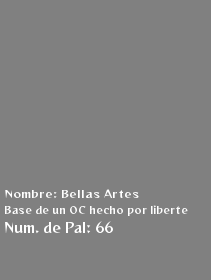
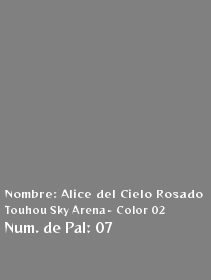
Comparing the layer stacks of the two (211, 280) images. Changes:
added group "Alice 07" with 1 layers above "Alice 26" over [5, 189, 203, 233]
added layer "Nombre: Alice del Cielo Rosado..." in group "Alice 07" over [5, 189, 203, 233]
hid group "Alice 66" (1 layers) over [5, 189, 188, 233]
